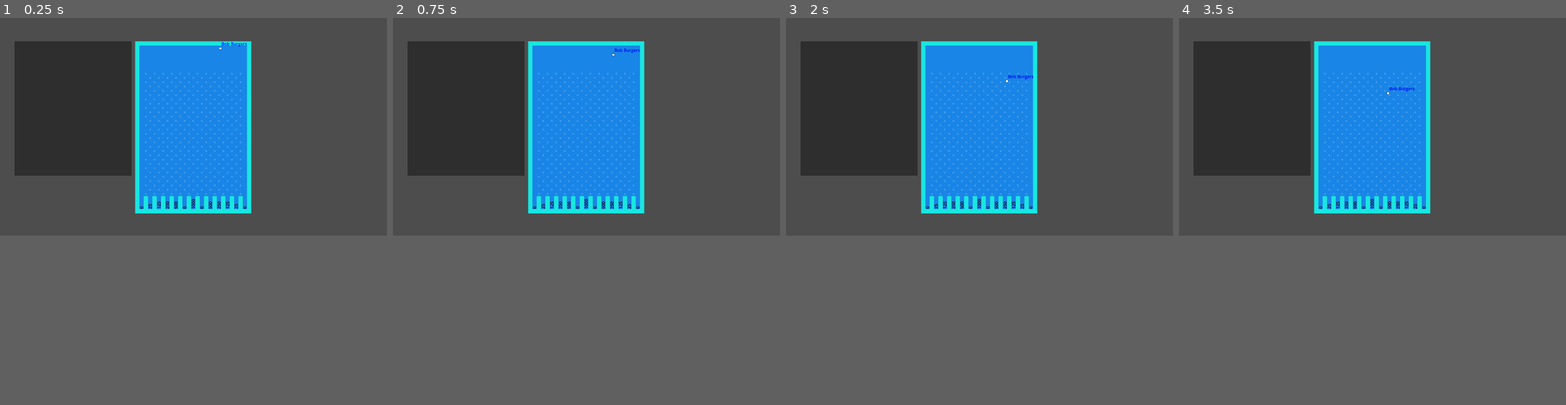
Above: before the commit, frames 1-4 (left to right).
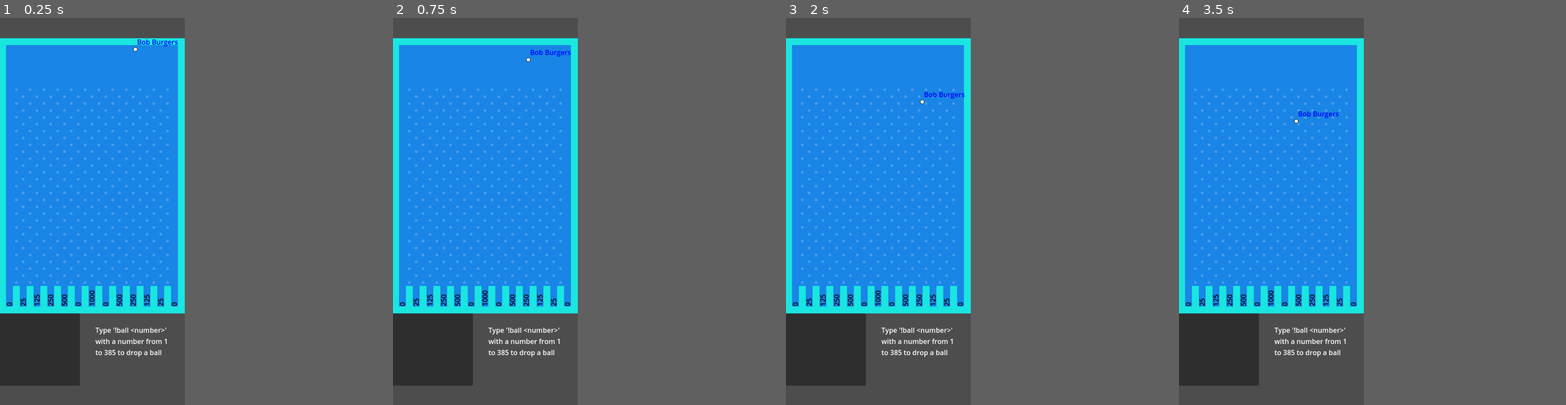
Above: after the commit, the same moments.

Repository: MikeBeasterfeld/plinko-godot
Game: Godot game, scene res://scene/level.tscn
Same seed, same stepped clock (60 frames per second), same inputs: the game is played once before the commit and once after it.
Inputs:
- Up to frame 1 (0.25 s): no input
- Up to frame 2 (0.75 s): no input
- Up to frame 3 (2 s): no input
- Up to frame 4 (3.5 s): no input
In our replay, the window is 800x450 before the commit and 382x800 after it. These sizes can differ from the game's own. Grey fills any space a smaller window leaves; there, only what the larger window draws over its background counts as a difference.

The runs differ from the first frame. In frame 1, 42% of the frame differs, in the area x 0-65%, y 5-95%; in frame 2, 42%; in frame 3, 42%; in frame 4, 42%.
Error before the commit: Assertion failed: Configuration file missing! (res://scripts/twitchchat.gd:12)
Error after the commit: Assertion failed: Configuration file missing! (res://scripts/twitchchat.gd:13)

Commit message:
Create vertical layout

Diff:
--- a/project.godot
+++ b/project.godot
@@ -24,8 +24,8 @@
 
 [display]
 
-window/size/viewport_width=1440
-window/size/viewport_height=810
+window/size/viewport_width=430
+window/size/viewport_height=900
 window/stretch/mode="viewport"
 
 [physics]
--- a/scene/level.tscn
+++ b/scene/level.tscn
@@ -34,30 +34,28 @@
 layer_0/tile_data = PackedInt32Array(-1, 0, 0, -2, 131072, 0, -65538, 0, 0, -65539, 131072, 0, -131075, 0, 0, -131076,  …(18499 unchanged characters)…
 
 [node name="Camera2D" type="Camera2D" parent="."]
+position = Vector2(0, 85)
 
 [node name="alleys" type="Node2D" parent="."]
 
 [node name="scorepanel" type="Panel" parent="."]
-offset_left = -666.0
-offset_top = -318.0
-offset_right = -230.0
-offset_bottom = 182.0
+offset_left = -217.0
+offset_top = 322.0
+offset_right = -29.0
+offset_bottom = 490.0
 
 [node name="ScrollContainer" type="ScrollContainer" parent="scorepanel"]
 layout_mode = 0
-offset_left = 2.0
-offset_top = 1.0
-offset_right = 435.0
-offset_bottom = 498.0
+offset_left = 7.0
+offset_top = 3.0
+offset_right = 179.0
+offset_bottom = 167.0
 
 [node name="VBoxContainer" type="VBoxContainer" parent="scorepanel/ScrollContainer"]
 layout_mode = 2
 
 [node name="Some Guy" parent="scorepanel/ScrollContainer/VBoxContainer" instance=ExtResource("4_owa7m")]
 layout_mode = 2
-
-[node name="Node2D" type="Node2D" parent="."]
-position = Vector2(189.8, -281)
 
 [node name="Timer" type="Timer" parent="."]
 wait_time = 19.551
@@ -71,6 +69,14 @@
 
 [node name="TwitchIRCClient" parent="." instance=ExtResource("5_eodoe")]
 
+[node name="Label" type="Label" parent="."]
+offset_left = 7.0
+offset_top = 349.0
+offset_right = 188.0
+offset_bottom = 467.0
+text = "Type '!ball <number>' with a number from 1 to 385 to drop a ball"
+autowrap_mode = 2
+
 [connection signal="timeout" from="Timer" to="." method="_on_timer_timeout"]
 [connection signal="timeout" from="twitchchat/Timer" to="twitchchat" method="_on_timer_timeout"]
 [connection signal="authentication_completed" from="TwitchIRCClient" to="twitchchat" method="_on_twitch_irc_client_authentication_completed"]
--- a/scripts/gamemaster.gd
+++ b/scripts/gamemaster.gd
@@ -42,7 +42,7 @@
 func add_score(area: PlinkoBallArea2D, score: int) -> void:
 	var player: String = area.get_ball_name()
 
-	if score == 0:
+	if score == 0 || player == "Bob Burgers":
 		return
 
 	print("hit " + str(score) + " " + player)
--- a/scripts/twitchchat.gd
+++ b/scripts/twitchchat.gd
@@ -3,6 +3,7 @@
 var config_file_path: String = "res://.twitch_client"
 var _config_file = ConfigFile.new()
 var queue: Array = []
+var last_drop: Dictionary = {}
 
 @onready var plinko: PlinkoGameMaster = $".."
 @onready var twitch_irc_client: TwitchIRCClient = $"../TwitchIRCClient"
@@ -21,19 +22,17 @@
 func get_value(section: String, key: String) -> Variant:
 	return _config_file.get_value(section, key, null)
 
-
 func _on_twitch_irc_client_logger(message: String, timestamp: String) -> void:
-	for s in message.strip_edges().split("\r\n"):
-		prints("msg recvd ", timestamp, s)
-
+	pass
+	#for s in message.strip_edges().split("\r\n"):
+		#prints("msg recvd ", timestamp, s)
 
 func _on_twitch_irc_client_connection_opened() -> void:
 	print("Twitch chat connected")
-	print("get value ", get_value("authentication", "nick"))
+	#print("get value ", get_value("authentication", "nick"))
 	var nick: String = get_value("authentication", "nick")
 	var oauth_token: String = get_value("authentication", "oauth_token")
 	twitch_irc_client.authenticate(nick, oauth_token)
-
 
 func _on_twitch_irc_client_authentication_completed(was_successful: bool) -> void:
 	if was_successful:
@@ -43,8 +42,28 @@
 	else:
 		twitch_irc_client.close_connection()
 
+func add_ball_to_queue(display_name: String, position: int) -> void:
+	var current_time: int = int(Time.get_unix_time_from_system())
 
-func _on_twitch_irc_client_message_received(_username: String, message: String, tags: Dictionary) -> void:
+	if can_drop(display_name, current_time):
+		last_drop[display_name] = current_time;
+		queue.push_back([display_name, position])
+
+	print(queue)
+	print(last_drop)
+
+func can_drop(display_name: String, current_time: int) -> bool:
+	if !last_drop.has(display_name):
+		return true
+
+	if last_drop[display_name] + 30 < current_time:
+		print("last drop ", last_drop[display_name], " - current time ", current_time)
+		last_drop[display_name] = current_time;
+		return true
+
+	return false
+
+func _on_twitch_irc_client_message_received(_user: String, message: String, tags: Dictionary) -> void:
 	match message.get_slice(" ", 0).to_lower():
 		"!ball":
 			var position: int = int(message.get_slice(" ", 1))
@@ -54,8 +73,8 @@
 			var display_name: String = tags['display-name']
 			print("Queue drop ball at " + str(position) + " for user '" + display_name + "'")
 			#plinko.create_ball(display_name, position)
-			queue.push_back([display_name, position])
-
+			#queue.push_back([display_name, position])
+			add_ball_to_queue(display_name, position)
 
 func _on_timer_timeout() -> void:
 	if queue.size() > 0:
